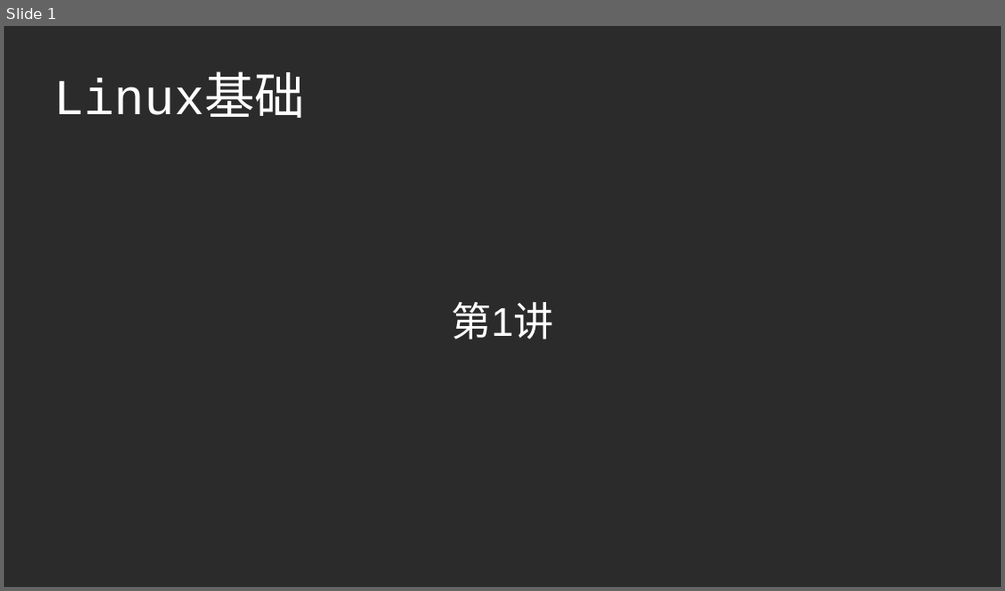
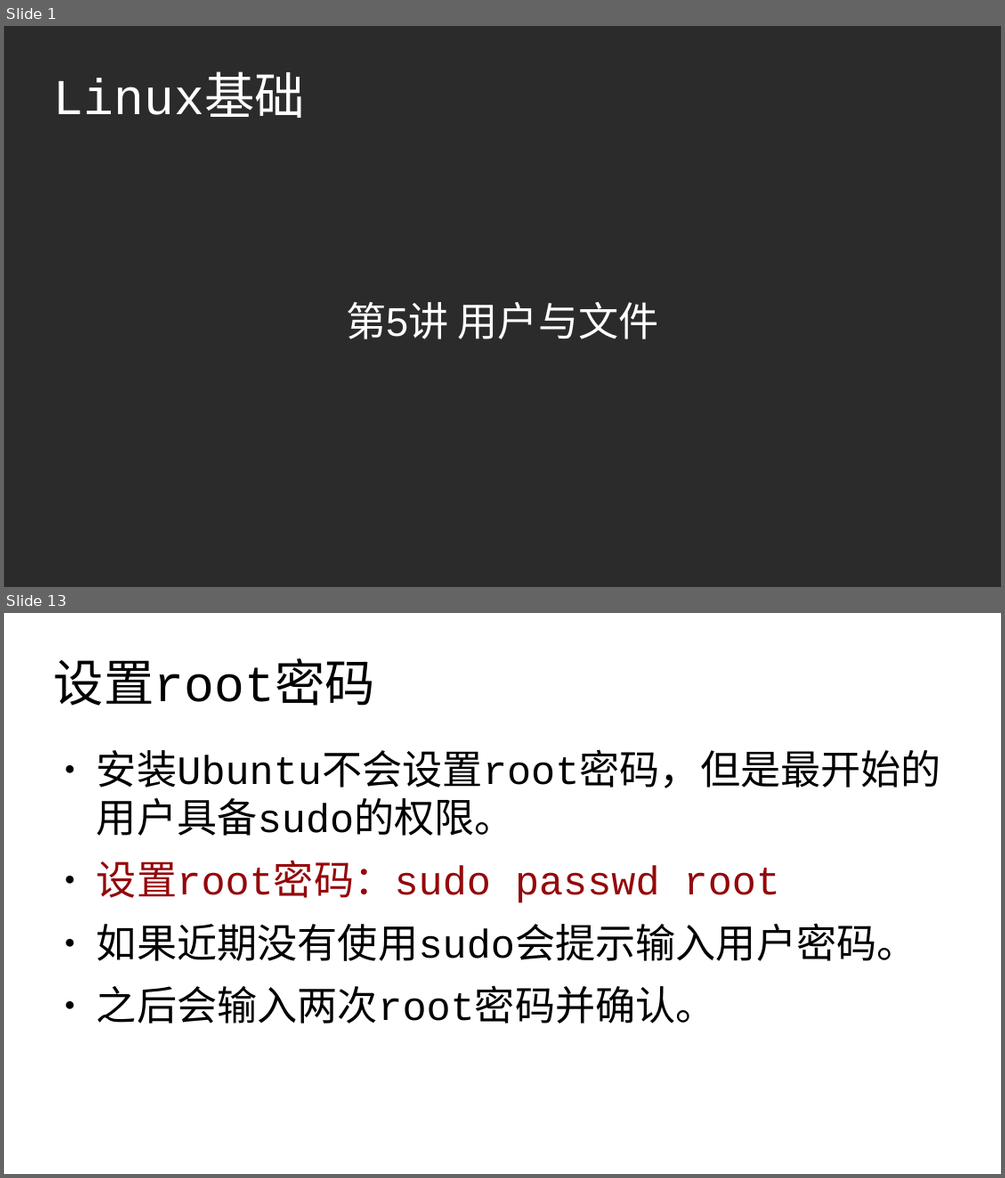
Before and after one commit to master-genius/linux-system, a slide deck: ch05/ch05-用户与文件.odp. Shown one above the other, each under a label of ours: slide 1 before the commit, slides 1 and 13 after it; the slides between them are not shown. The pictures are 1005x591 and 1005x1178 pixels, drawn with LibreOffice and Linux fonts; fonts in the diff are those of the drawing; background and template pictures are left out; a plain dark background stands for a picture behind light text. Boxes give left, top, right and bottom in pixels: in the first picture for what was removed or moved away, otherwise in the second. Text is boxed around its words. In the diff, an @@ line names an element or a change of style, - is before the commit and + after.

```diff
--- a/ch05/ch05-用户与文件.odp
+++ b/ch05/ch05-用户与文件.odp
@@ slide 13 added at [4, 613, 1001, 1174], background #FFFFFF @@
@@ title added at [54, 658, 375, 706], 40 pt, text #000000 @@
+设置root密码
@@ text added at [97, 749, 941, 1023], 32 pt, text #000000 @@
+● 安装Ubuntu不会设置root密码，但是最开始的用户具备sudo的权限。
+● 设置root密码：sudo passwd root
+● 如果近期没有使用sudo会提示输入用户密码。
+● 之后会输入两次root密码并确认。
@@ slide 1 changed as well @@
@@ subtitle at [346, 302, 659, 339]: text changed @@
-第1讲
+第5讲 用户与文件
```
Also in this commit, not shown: 22 other slides added, 1 slide removed, 6 other files.
